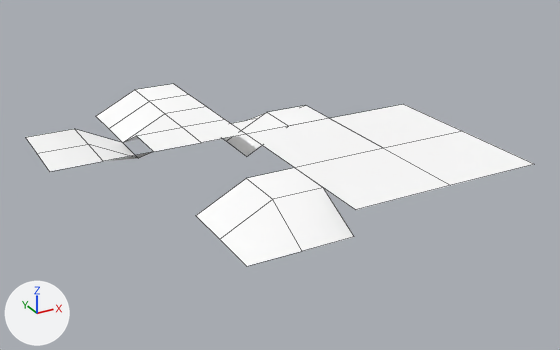
The Blender file UntilRagnarok2/Assets/Models/Environment_Additions/Beach_MoreSegments.blend, before and after one commit.
Rendered twice from a 50 mm lens placed at (-4.29, -5.7, 2.81), pointed at (-0.76, 0.73, -0.4). The axes (+X, +Y, +Z) are drawn at lower left. The lights are the same throughout. Mesh edges are drawn as thin lines.

The first picture shows 'grass2', 'grass2.001', 'grass2.002', 'grass2.003', 'grass2.004', 'grass2.005', 'grass2.006', 'grass2.007_New', 'grass2.008'.
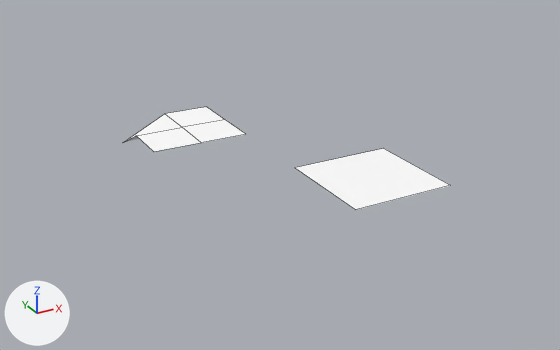
What differs and where, as boxes (x1, y1, x2, y2) in the pictures (560 x 350 px):
'grass2.004', deleted: before (196, 168, 354, 266)
'grass2.002', deleted: before (384, 131, 533, 185)
'grass2', deleted: before (247, 118, 383, 168)
'grass2.001', deleted: before (329, 104, 461, 148)
'grass2.003', deleted: before (96, 84, 206, 143)
'grass2.008', deleted: before (26, 129, 152, 171)
'grass2.006', deleted: before (223, 105, 328, 157)

Edits to the bpy script that builds the scene:
```text
Remove ob_grass2_008:
    ob_grass2_008 = bpy.data.objects.new('grass2.008', me_plane_008)
    ob_grass2_008.location = (-3.0, 1.0, 0.0)
    ob_grass2_008.rotation_euler = (0.0, 0.0, 1.571)  # degrees (0, 0, 90)
    ob_grass2_008.scale = (0.5, -0.5, 0.5)
Remove ob_grass2_006:
    ob_grass2_006 = bpy.data.objects.new('grass2.006', me_plane_005)
    ob_grass2_006.location = (-1.0, 1.0, 0.0)
    ob_grass2_006.scale = (0.5, 0.5, 0.5)
Remove ob_grass2_004:
    ob_grass2_004 = bpy.data.objects.new('grass2.004', me_plane_003)
    ob_grass2_004.location = (-1.0, -1.0, 0.0)
    ob_grass2_004.rotation_euler = (0.0, 0.0, 1.571)  # degrees (0, 0, 90)
    ob_grass2_004.scale = (0.5, 0.5, 0.5)
Remove ob_grass2_003:
    ob_grass2_003 = bpy.data.objects.new('grass2.003', me_plane_002)
    ob_grass2_003.location = (-1.0, 2.0, 0.0)
    ob_grass2_003.rotation_euler = (0.0, 0.0, 1.571)  # degrees (0, 0, 90)
    ob_grass2_003.scale = (0.5, 0.5, 0.5)
Remove ob_grass2_002:
    ob_grass2_002 = bpy.data.objects.new('grass2.002', me_plane_001)
    ob_grass2_002.location = (0.0, 0.0, 0.0)
    ob_grass2_002.rotation_euler = (0.0, 0.0, 3.142)  # degrees (0, 0, 180)
    ob_grass2_002.scale = (0.5, 0.5, 0.5)
Remove ob_grass2_001:
    ob_grass2_001 = bpy.data.objects.new('grass2.001', me_plane_000)
    ob_grass2_001.location = (1.0, 1.0, 0.0)
    ob_grass2_001.rotation_euler = (0.0, 0.0, -3.142)  # degrees (0, 0, -180)
    ob_grass2_001.scale = (0.5, 0.5, 0.5)
Remove ob_grass2:
    ob_grass2 = bpy.data.objects.new('grass2', me_plane_007)
    ob_grass2.location = (0.0, 0.0, 0.0)
    ob_grass2.rotation_euler = (0.0, 0.0, 1.571)  # degrees (0, 0, 90)
    ob_grass2.scale = (0.5, 0.5, 0.5)
```
